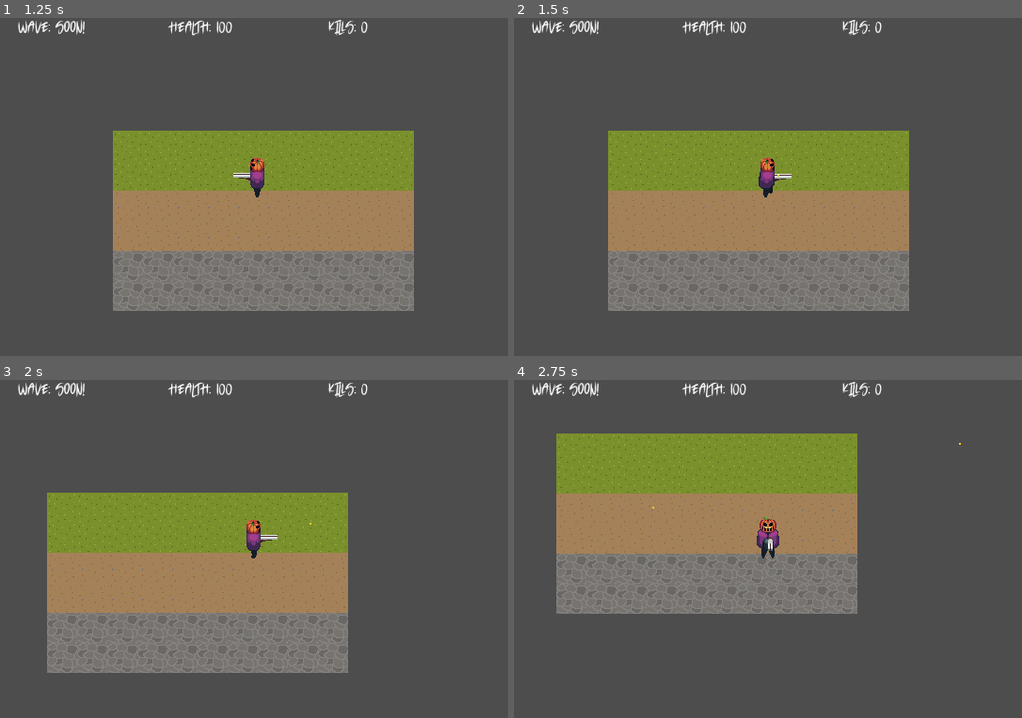
Above: before the commit, frames 1-4 (two rows, left to right).
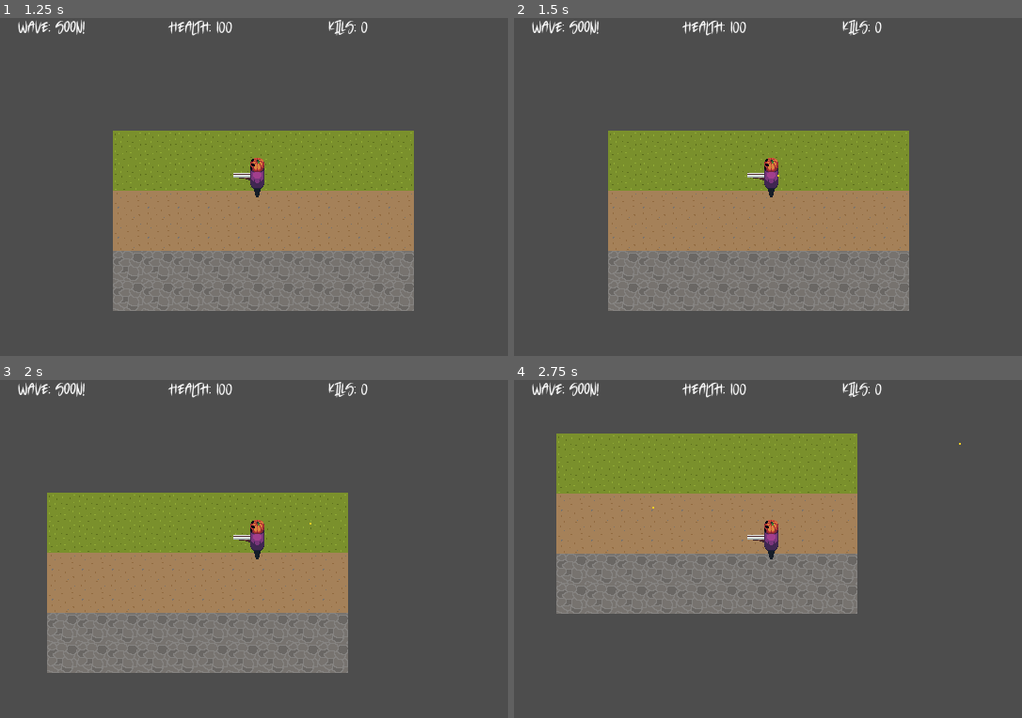
Above: after the commit, the same moments.

Repository: joshuardecker/eternal-harvest
Game: Godot game, scene res://World/world.tscn
Same seed, same stepped clock (60 frames per second), same inputs: the game is played once before the commit and once after it.
Inputs (mouse positions are in pixels of both pictures, inside the frame that each line leads up to):
- Up to frame 1 (1.25 s): click "Start Game" at 0.5 s
- Up to frame 2 (1.5 s): tap Enter at 1.25 s; move the mouse to (879, 170) at 1.27 s; hold D (right) from 1.28 s (still down); click (879, 170) at 1.35 s
- Up to frame 3 (2 s): keep holding D (right)
- Up to frame 4 (2.75 s): move the mouse to (666, 565) at 2.02 s; release D (right) at 2.03 s; hold S (down) from 2.03 s (still down); click (666, 565) at 2.1 s

Frame 1 is identical in both runs. In frame 2, 0.4% of the frame differs, in the area x 45-55%, y 41-54%; in frame 3, 0.3%; in frame 4, 0.4%.

Commit message:
Removed the shooting animation from here, that way the gun engine can handle it

Diff:
--- a/Player/player.gd
+++ b/Player/player.gd
@@ -51,7 +51,7 @@
 
 	if velocity != Vector2.ZERO:
 		animation_tree.set("parameters/Walk/blend_position", velocity)
-		animation_tree.set("parameters/conditions/is_moving", true)
+		animation_tree.set("parameters/conditions/is_walking", true)
 		animation_tree.set("parameters/conditions/is_idling", false)
 
 		# Shouldnt be zero since its last direction the player moved.
@@ -59,7 +59,7 @@
 		last_moving_velocity = velocity
 	else:
 		animation_tree.set("parameters/Idle/blend_position", last_moving_velocity)
-		animation_tree.set("parameters/conditions/is_moving", false)
+		animation_tree.set("parameters/conditions/is_walking", false)
 		animation_tree.set("parameters/conditions/is_idling", true)
 
 	move_and_slide()
@@ -67,8 +67,6 @@
 func check_if_shoot():
 	if Input.is_action_just_pressed("left_click"):
 		shoot.emit()
-		#TODO: remove
-		$AnimationPlayer.play("shoot_left")
 
 func _on_health_engine_took_damage(new_health: float):
 	update_hud_health(new_health)
